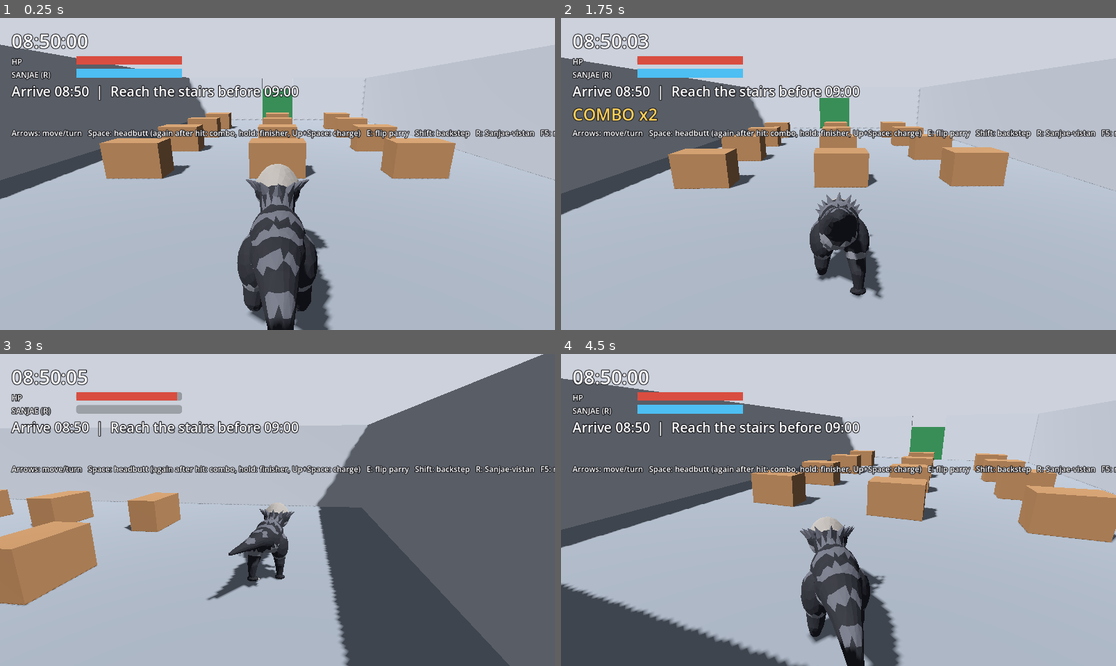
Above: before the commit, frames 1-4 (two rows, left to right).
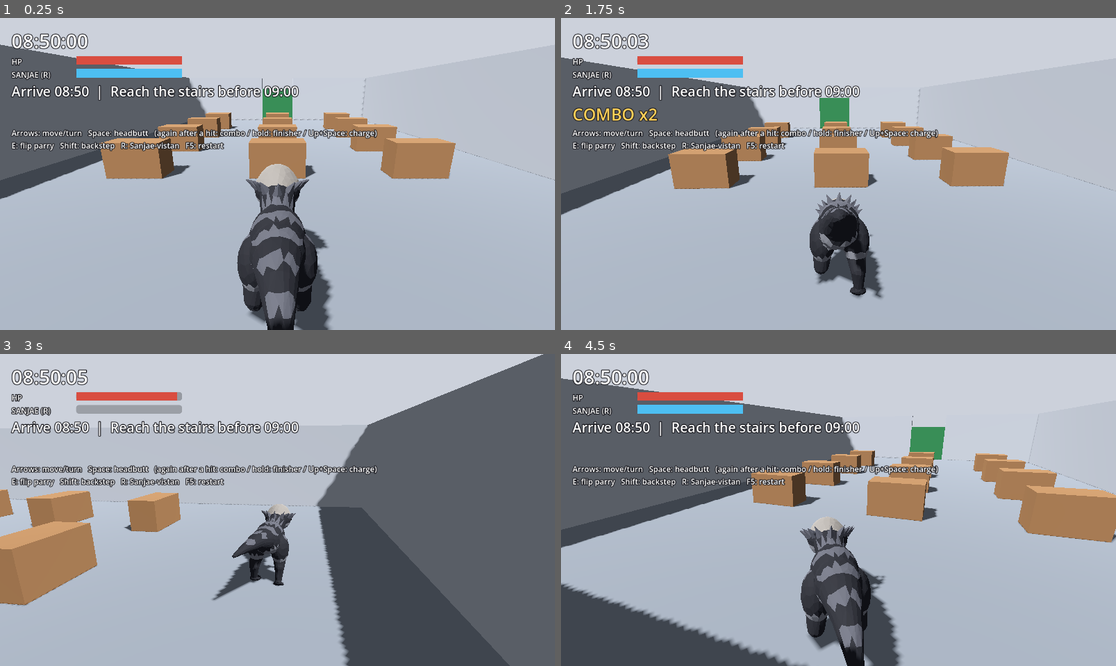
Above: after the commit, the same moments.

Repository: junhyeon-Lee/ram
Game: Godot game, scene res://game/main.tscn
Two runs of this game, one before a commit and one after it. Both use one fixed random seed, a clock stepped at 60 frames per second and the inputs below.
Inputs:
- Up to frame 1 (0.25 s): no input
- Up to frame 2 (1.75 s): hold Right (turn_right) 0.53-1.28 s; hold Space (attack) 0.53-1.28 s; hold Shift (backstep) from 1.28 s (still down); tap E (guard) at 1.35 s
- Up to frame 3 (3 s): release Shift (backstep) at 2.03 s; hold Right (turn_right) 2.03-2.78 s; tap Tab (lock_on) at 2.1 s; hold Up (move_forward) from 2.78 s (still down); tap R (sanjae) at 2.85 s
- Up to frame 4 (4.5 s): release Up (move_forward) at 3.53 s; hold Space (attack) 3.53-4.28 s; hold Left (turn_left) from 3.53 s (still down); tap F5 (restart) at 4.15 s; tap E (guard) at 4.35 s

The runs differ from the first frame. In frame 1, 1.9% of the frame differs, in the area x 2-100%, y 35-43%; in frame 2, 2.0%; in frame 3, 2.6%, in the area x 2-100%, y 35-80%; in frame 4, 2.3%.

Commit message:
발 IK·발 미끄러짐 맞춤, 합성 효과음·파편
- foot_grounder.gd: 발목이 바닥(계단 면 포함)보다 내려가려 할 때만 TwoBoneIK3D 로 다리를 접어 발을 바닥 위에 둠. 공중·평소엔 꺼짐
  웅크리는 동작에서 발목이 바닥 아래 6cm 까지 묻히던 것을 바닥 위 7cm 로 (IK 끈 대조 실험으로 확인)
- 발 미끄러짐: measure_feet.gd 로 디딘 발 속도를 재서(달리기 4.14, 걷기 1.41 m/s) 이동 속도에 맞춰 재생 속도 조절
- game/fx: 맞을 때 둔탁한 충돌음·로우폴리 돌 파편·먼지, 휘두를 때 바람 소리 (코드 합성 임시음)
- HUD 도움말 두 줄로, 소리 크기 조정
- smoke_test: 달리기 재생 속도, IK 켜짐·발목 높이·다리 길이 유지, 파편·효과음 (PASS)
- README·design.md·handoff.md·CLAUDE.md 갱신, 콤보·파편·소리 녹화

Co-Authored-By: Claude Opus 5.5 <noreply@anthropic.com>
Claude-Session: https://claude.ai/code/session_01C18rXoeM23Pt4Ftw7Ktm52

Diff:
--- /dev/null
+++ b/game/fx/impact_fx.gd
@@ -0,0 +1,45 @@
+## 박치기가 맞는 순간: 로우폴리 파편(작은 상자)과 먼지가 튄다. 세기에 따라 양이 달라지고 스스로 사라진다.
+class_name ImpactFx
+extends Node3D
+
+static var spawned := 0               # 점검용
+
+
+static func spawn(parent: Node, pos: Vector3, strength: float) -> void:
+	var fx := ImpactFx.new()
+	parent.add_child(fx)
+	fx.global_position = pos
+	fx._emit(strength)
+	spawned += 1
+
+
+func _emit(strength: float) -> void:
+	add_child(_burst(int(10 + 22 * strength), Color(0.93, 0.90, 0.82), 0.06, 4.5 * (0.6 + strength), 0.35))  # 돌 파편
+	add_child(_burst(int(6 + 10 * strength), Color(0.62, 0.62, 0.66), 0.12, 1.6, 0.6))                     # 먼지
+	get_tree().create_timer(1.2, false).timeout.connect(queue_free)
+
+
+func _burst(amount: int, color: Color, size: float, speed: float, life: float) -> CPUParticles3D:
+	var p := CPUParticles3D.new()
+	p.one_shot = true
+	p.explosiveness = 1.0
+	p.amount = maxi(1, amount)
+	p.lifetime = life
+	p.direction = Vector3.UP
+	p.spread = 70.0
+	p.initial_velocity_min = speed * 0.5
+	p.initial_velocity_max = speed
+	p.gravity = Vector3(0, -12, 0)
+	p.angular_velocity_min = -360.0
+	p.angular_velocity_max = 360.0
+	p.scale_amount_min = 0.6
+	p.scale_amount_max = 1.2
+	var mesh := BoxMesh.new()
+	mesh.size = Vector3.ONE * size
+	var mat := StandardMaterial3D.new()
+	mat.albedo_color = color
+	mat.roughness = 1.0
+	mesh.material = mat
+	p.mesh = mesh
+	p.emitting = true
+	return p
--- /dev/null
+++ b/game/fx/sfx.gd
@@ -0,0 +1,54 @@
+## 효과음: 소리 파일이 생기기 전까지 쓰는 합성음. 처음 쓸 때 한 번 만들어 둔다.
+## thud: 박치기가 맞는 둔탁한 충돌음 (낮은 사인파 + 짧은 잡음), whoosh: 휘두르는 바람 소리 (걸러진 잡음)
+class_name Sfx
+extends RefCounted
+
+const RATE := 22050
+static var _cache := {}
+
+
+static func thud() -> AudioStreamWAV:
+	if not _cache.has("thud"):
+		_cache["thud"] = _make(0.28, func(t: float) -> float:
+			var body := sin(TAU * (90.0 - 50.0 * t / 0.28) * t) * exp(-t * 14.0)
+			var crack := randf_range(-1.0, 1.0) * exp(-t * 60.0) * 0.6
+			return (body + crack) * 0.9)
+	return _cache["thud"]
+
+
+static func whoosh() -> AudioStreamWAV:
+	if not _cache.has("whoosh"):
+		var state := {"y": 0.0}
+		_cache["whoosh"] = _make(0.22, func(t: float) -> float:
+			# 잡음을 한 번 걸러(저역) 바람처럼, 가운데가 가장 크게
+			state.y = state.y * 0.85 + randf_range(-1.0, 1.0) * 0.15
+			var env := sin(PI * t / 0.22)
+			return state.y * env * 2.2)
+	return _cache["whoosh"]
+
+
+static func _make(seconds: float, fn: Callable) -> AudioStreamWAV:
+	var n := int(seconds * RATE)
+	var data := PackedByteArray()
+	data.resize(n * 2)
+	for i in n:
+		var v := clampf(fn.call(float(i) / RATE), -1.0, 1.0)
+		data.encode_s16(i * 2, int(v * 32767.0))
+	var wav := AudioStreamWAV.new()
+	wav.format = AudioStreamWAV.FORMAT_16_BITS
+	wav.mix_rate = RATE
+	wav.stereo = false
+	wav.data = data
+	return wav
+
+
+## pos 에서 소리를 한 번 내고 끝나면 스스로 사라진다
+static func play_at(parent: Node, stream: AudioStream, pos: Vector3, volume_db := 0.0, pitch := 1.0) -> void:
+	var p := AudioStreamPlayer3D.new()
+	p.stream = stream
+	p.volume_db = volume_db
+	p.pitch_scale = pitch
+	parent.add_child(p)
+	p.global_position = pos
+	p.finished.connect(p.queue_free)
+	p.play()
--- a/game/main.gd
+++ b/game/main.gd
@@ -178,7 +178,7 @@
 	box.add_child(_combo_label)
 
 	var help := Label.new()
-	help.text = "Arrows: move/turn   Space: headbutt (again after hit: combo, hold: finisher, Up+Space: charge)   E: flip parry   Shift: backstep   R: Sanjae-vistan   F5: restart"
+	help.text = "Arrows: move/turn   Space: headbutt   (again after a hit: combo / hold: finisher / Up+Space: charge)\nE: flip parry   Shift: backstep   R: Sanjae-vistan   F5: restart"
 	help.add_theme_font_size_override("font_size", 16)
 	box.add_child(help)
 
--- /dev/null
+++ b/game/player/foot_grounder.gd
@@ -0,0 +1,68 @@
+## 발 디딤 IK: 애니메이션 속 발목이 바닥(계단 면 포함)보다 내려가려 할 때만 다리를 접어 발을 바닥 위에 둔다.
+## 웅크리는 동작(밀어붙이기·낮은 돌진·착지 등)에서 발이 바닥에 파묻히던 문제를 막는다.
+## 공중이거나 발이 충분히 높으면 IK 를 끄고(influence 0) 애니메이션을 그대로 둔다.
+##
+## 구성 (Skeleton3D 의 자식 순서가 곧 처리 순서다):
+##   FootGrounder(이 스크립트) → TwoBoneIK3D(왼다리) → TwoBoneIK3D(오른다리)
+## 이 스크립트가 먼저 '애니메이션만 적용된' 발목 위치를 읽어 목표점을 정하고, 뒤의 IK 가 다리를 푼다.
+class_name FootGrounder
+extends SkeletonModifier3D
+
+const ANKLE_MIN := 0.07       # 바닥에서 발목까지 최소 높이 (서 있을 때 약 0.08)
+const BLEND_RANGE := 0.03     # 이만큼 위에서부터 IK 를 조금씩 켠다 (툭 끊기지 않게)
+
+var legs := []                # [{ik, foot, shin, target, pole}]
+var exclude: Array[RID] = []
+var max_influence := 0.0      # 점검용: 이번 프레임 가장 큰 IK 세기
+
+
+static func attach(skeleton: Skeleton3D, owner_body: CollisionObject3D) -> FootGrounder:
+	var g := FootGrounder.new()
+	g.name = "FootGrounder"
+	g.exclude = [owner_body.get_rid()]
+	skeleton.add_child(g)
+	for side in ["L", "R"]:
+		var ik := TwoBoneIK3D.new()
+		ik.name = "FootIK_" + side
+		ik.set_setting_count(1)
+		ik.set_root_bone_name(0, "thigh." + side)
+		ik.set_middle_bone_name(0, "shin." + side)
+		ik.set_end_bone_name(0, "foot." + side)
+		var target := Node3D.new()
+		target.name = "FootTarget_" + side
+		var pole := Node3D.new()
+		pole.name = "KneePole_" + side
+		skeleton.add_child(ik)
+		skeleton.add_child(target)
+		skeleton.add_child(pole)
+		ik.set_target_node(0, ik.get_path_to(target))
+		ik.set_pole_node(0, ik.get_path_to(pole))
+		ik.influence = 0.0
+		g.legs.append({"ik": ik, "foot": skeleton.find_bone("foot." + side),
+			"shin": skeleton.find_bone("shin." + side), "target": target, "pole": pole})
+	return g
+
+
+func _process_modification_with_delta(_delta: float) -> void:
+	var sk := get_skeleton()
+	if sk == null:
+		return
+	var space := sk.get_world_3d().direct_space_state
+	max_influence = 0.0
+	for leg in legs:
+		var ankle: Vector3 = sk.global_transform * sk.get_bone_global_pose(leg.foot).origin
+		var knee: Vector3 = sk.global_transform * sk.get_bone_global_pose(leg.shin).origin
+		# 발 아래 바닥 높이 (계단이면 계단 면)
+		var q := PhysicsRayQueryParameters3D.create(ankle + Vector3.UP * 0.6, ankle + Vector3.DOWN * 0.8)
+		q.exclude = exclude
+		var hit := space.intersect_ray(q)
+		var floor_y: float = hit.position.y if not hit.is_empty() else -INF
+		var need := floor_y + ANKLE_MIN - ankle.y          # 양수면 그만큼 파묻힘
+		var influence := clampf((need + BLEND_RANGE) / BLEND_RANGE, 0.0, 1.0)
+		var t: Node3D = leg.target
+		t.global_position = Vector3(ankle.x, maxf(ankle.y, floor_y + ANKLE_MIN), ankle.z)
+		# 무릎은 애니메이션의 무릎 쪽으로 굽힌다 (발목에서 무릎 쪽으로 멀리)
+		var p: Node3D = leg.pole
+		p.global_position = knee + (knee - ankle).normalized() * 0.5
+		(leg.ik as TwoBoneIK3D).influence = influence
+		max_influence = maxf(max_influence, influence)
--- a/game/player/player.gd
+++ b/game/player/player.gd
@@ -42,6 +42,11 @@
 const FINISHER_BONUS := {"stop": 1.5, "shake": 1.4, "kick": 1.3}
 const HIT_RADIUS := 0.75              # 돌머리 둘레 판정 반지름
 
+# 애니메이션 속 디딘 발이 땅을 미는 속도 (tools/godot/measure_feet.gd 로 잼). 동작을 바꾸면 다시 잰다.
+# 이동 속도에 맞춰 재생 속도를 바꿔 발이 미끄러지지 않게 한다.
+const RUN_FOOT_SPEED := 4.14
+const WALK_FOOT_SPEED := 1.41
+
 # 산재비스탄: 주변(과 9시 시계)을 느리게, Ram 은 그대로. 쓸 때마다 체력이 조금 깎인다(산재).
 const SANJAE_SCALE := 0.3
 const SANJAE_REAL_SECONDS := 3.0
@@ -63,6 +68,7 @@
 var hitstop_count := 0                # 점검용: 히트스톱이 걸린 횟수
 var _skeleton: Skeleton3D
 var _head_bone := -1
+var feet: FootGrounder
 var combo_step := 0                   # 지금 콤보 몇 타째 (0 = 콤보 아님)
 var _queued := false                  # 다음 박치기 입력이 들어와 있음
 var _queued_heavy := false
@@ -100,6 +106,7 @@
 	_anim.root_motion_track = NodePath("RamRig/Skeleton3D:root")
 	_anim.animation_finished.connect(_on_animation_finished)
 	_skeleton = _model.find_child("Skeleton3D", true, false)
+	feet = FootGrounder.attach(_skeleton, self)
 	_setup_blends()
 	_head_bone = _skeleton.find_bone("head")
 	for anim_name in _anim.get_animation_list():
@@ -151,12 +158,19 @@
 	velocity.x = dir.x
 	velocity.z = dir.z
 
+	# 재생 속도를 이동 속도에 맞춘다 (발 미끄러짐 방지). 제자리 돌기는 원래 속도.
 	if fwd > 0.1:
 		_play("Run")
-	elif fwd < -0.1 or absf(turn) > 0.1:
+		_anim.speed_scale = _base_anim_speed() * forward_speed * fwd / RUN_FOOT_SPEED
+	elif fwd < -0.1:
 		_play("Walk")
+		_anim.speed_scale = _base_anim_speed() * back_speed * -fwd / WALK_FOOT_SPEED
+	elif absf(turn) > 0.1:
+		_play("Walk")
+		_anim.speed_scale = _base_anim_speed()
 	else:
 		_play("Idle")
+		_anim.speed_scale = _base_anim_speed()
 
 	if Input.is_action_just_pressed("attack"):
 		combo_step = 1
@@ -171,6 +185,7 @@
 
 
 func _start_action(anim_name: String, blend := 0.05) -> void:
+	_anim.speed_scale = _base_anim_speed()
 	_state = State.ACTION
 	_current_action = anim_name
 	_action_time = 0.0
@@ -215,6 +230,7 @@
 	_is_finisher = anim_name == COMBO_FINISHER and combo_step >= 2
 	_start_action(anim_name, 0.05)
 	combo_changed.emit(combo_step)
+	Sfx.play_at(get_parent(), Sfx.whoosh(), global_position + Vector3.UP, -6.0, randf_range(0.9, 1.15))
 
 
 ## 콤보: 다음 입력을 모아 두었다가, 마지막 맞는 순간이 지나면 회복 동작을 끊고 잇는다
@@ -281,6 +297,10 @@
 			body.take_headbutt(dir * kick + Vector3.UP * kick * float(spec.get("up", 0.35)))
 			landed = true
 	if landed:
+		var power: float = clampf(spec.get("stop", 0.05) * float(bonus["stop"]) / 0.1, 0.2, 1.5)
+		ImpactFx.spawn(get_parent(), dome, power)
+		# 소리 크기: 피니시가 겹쳐도 찢어지지 않게 1 아래로
+		Sfx.play_at(get_parent(), Sfx.thud(), dome, linear_to_db(0.35 + 0.35 * power), randf_range(0.9, 1.1))
 		_hitstop_left = spec.get("stop", 0.05) * float(bonus["stop"])
 		hitstop_count += 1
 		_anim.speed_scale = 0.0
--- /dev/null
+++ b/tools/godot/measure_feet.gd
@@ -0,0 +1,58 @@
+## 발 측정 도구: 동작마다 (1) 디딘 발이 몸 기준으로 뒤로 미는 속도, (2) 발목이 가장 낮게 내려가는 높이.
+## (1) 은 player.gd 의 WALK_FOOT_SPEED·RUN_FOOT_SPEED 에 넣는다 (이동 속도와 맞춰 발 미끄러짐을 없앰).
+## 실행: godot --headless --path . --script tools/godot/measure_feet.gd
+extends SceneTree
+
+var n: Node3D
+var ap: AnimationPlayer
+var sk: Skeleton3D
+var feet := []
+var anims: Array = []
+var ai := 0
+var i := 0
+const N := 240
+var samples := []
+
+
+func _initialize() -> void:
+	n = load("res://assets/characters/ram/ram_rigged.glb").instantiate()
+	root.add_child(n)
+	ap = n.find_child("AnimationPlayer", true, false)
+	ap.root_motion_track = NodePath("RamRig/Skeleton3D:root")   # 게임과 같게: root 이동은 빼고 잰다
+	ap.callback_mode_process = AnimationMixer.ANIMATION_CALLBACK_MODE_PROCESS_MANUAL
+	sk = n.find_child("Skeleton3D", true, false)
+	feet = [sk.find_bone("foot.L"), sk.find_bone("foot.R")]
+	anims = Array(ap.get_animation_list())
+
+
+func _process(_d: float) -> bool:
+	if ai >= anims.size():
+		quit()
+		return true
+	var anim: String = anims[ai]
+	var a := ap.get_animation(anim)
+	if i == 0:
+		ap.play(anim)
+		samples = []
+	var t := a.length * i / N
+	ap.seek(t, true)
+	ap.advance(0)
+	sk.force_update_all_bone_transforms()
+	samples.append([t, sk.get_bone_global_pose(feet[0]).origin, sk.get_bone_global_pose(feet[1]).origin])
+	i += 1
+	if i > N:
+		var miny := 1e9
+		for s in samples:
+			miny = minf(miny, minf(s[1].y, s[2].y))
+		var spd := []
+		for k in N:
+			var p0: Vector3 = samples[k][1]
+			var p1: Vector3 = samples[k + 1][1]
+			if p0.y < miny + 0.02 and p1.y < miny + 0.02:
+				spd.append(absf(p1.z - p0.z) / (samples[k + 1][0] - samples[k][0]))
+		spd.sort()
+		var med: float = spd[spd.size() / 2] if spd.size() > 0 else 0.0
+		print("%-18s len=%.2fs  stance foot speed=%.2f m/s  lowest ankle=%.3f m" % [anim, a.length, med, miny])
+		ai += 1
+		i = 0
+	return false
--- a/tools/godot/smoke_test.gd
+++ b/tools/godot/smoke_test.gd
@@ -96,6 +96,8 @@
 					_check(ok, "%s %s (hits=%s)" % [r[0], want, "broken" if r[1] == 99 else str(r[1])])
 				_check(p.hitstop_count - _mark.hitstops >= 4, "hitstop on every landed hit (%d)" % (p.hitstop_count - _mark.hitstops))
 				_check(_mark.max_shake > 0.05, "camera shakes on impact (max %.2f)" % _mark.max_shake)
+				_check(ImpactFx.spawned >= 4, "impact debris spawns on hits (%d)" % ImpactFx.spawned)
+				_check(Sfx.thud().get_length() > 0.2 and Sfx.whoosh().get_length() > 0.15, "synth sounds are built (thud %.2fs, whoosh %.2fs)" % [Sfx.thud().get_length(), Sfx.whoosh().get_length()])
 				# 번갈아 쓰기: 연달아 같은 박치기가 없고, 네 번마다 네 가지가 다 나온다
 				var seq: Array = []
 				p._attack_bag.clear()   # 한 바퀴 경계에 맞춰 검사
@@ -232,7 +234,54 @@
 					_check(_mark.has("hold_ok"), "holding Space goes to the finisher")
 					_next()
 
-		8:  # 9시 마감: 시계를 8:59:58 로 돌려 마감 처리 확인
+		8:  # 발: 달리기 재생 속도가 이동 속도에 맞는지, 깊게 웅크려도 발이 바닥에 파묻히지 않는지(IK), 다리 길이 유지
+			var sk8: Skeleton3D = p._skeleton
+			if not _mark.has("f_init"):
+				_mark.f_init = true
+				_mark.ank_min = INF
+				_mark.ik_max = 0.0
+				_mark.len_err = 0.0
+				var lens := {}
+				for side in ["L", "R"]:
+					lens[side] = [sk8.get_bone_rest(sk8.find_bone("shin." + side)).origin.length(),
+						sk8.get_bone_rest(sk8.find_bone("foot." + side)).origin.length()]
+				_mark.rest_lens = lens
+				sk8.skeleton_updated.connect(func() -> void:
+					if not _mark.get("f_watch", false):
+						return
+					for side in ["L", "R"]:
+						var th := sk8.get_bone_global_pose(sk8.find_bone("thigh." + side)).origin
+						var sh := sk8.get_bone_global_pose(sk8.find_bone("shin." + side)).origin
+						var ft := sk8.get_bone_global_pose(sk8.find_bone("foot." + side)).origin
+						var y: float = (sk8.global_transform * ft).y
+						_mark.ank_min = minf(_mark.ank_min, y)
+						var rl: Array = _mark.rest_lens[side]
+						_mark.len_err = maxf(_mark.len_err, maxf(absf(th.distance_to(sh) - rl[0]), absf(sh.distance_to(ft) - rl[1])))
+					_mark.ik_max = maxf(_mark.ik_max, p.feet.max_influence))
+				p.global_position = Vector3(-5.6, 0.05, 6.0)
+				p.global_rotation.y = 0.0
+				Input.action_press("move_forward")
+				_mark.f_t0 = _t
+			elif not _mark.has("f_run_checked"):
+				if _t - _mark.f_t0 > 0.4:
+					_mark.f_run_checked = true
+					Input.action_release("move_forward")
+					var want := p.forward_speed / RamPlayer.RUN_FOOT_SPEED
+					_check(absf(p._anim.speed_scale - want) < 0.02, "run plays at move speed / foot speed (%.3f, want %.3f)" % [p._anim.speed_scale, want])
+			elif not _mark.has("f_shove"):
+				if p._state == 0 and _t - _mark.f_t0 > 0.8:
+					_mark.f_shove = true
+					_mark.f_watch = true
+					_mark.f_t1 = _t
+					p._start_action("Attack_Shove")
+			elif _t - _mark.f_t1 > 1.6:
+				_mark.f_watch = false
+				_check(_mark.ik_max > 0.9, "foot IK turns on in a deep crouch (%.2f)" % _mark.ik_max)
+				_check(_mark.ank_min > 0.055, "ankles stay above the floor (lowest %.3fm, was -0.06 without IK)" % _mark.ank_min)
+				_check(_mark.len_err < 0.01, "IK keeps leg lengths (max error %.4fm)" % _mark.len_err)
+				_next()
+
+		9:  # 9시 마감: 시계를 8:59:58 로 돌려 마감 처리 확인
 			if _t < 0.05:
 				_main.clock.game_seconds = 9 * 3600 - 2.0
 			elif _t > 1.5:
Not shown, added: game/fx/impact_fx.gd.uid
Not shown, added: game/fx/sfx.gd.uid
Not shown, added: game/player/foot_grounder.gd.uid
Not shown, changed: CLAUDE.md
Not shown, changed: docs/design.md
Not shown, changed: docs/handoff.md
Not shown, added: docs/renders/latest/godot_combo_fx.mp4
